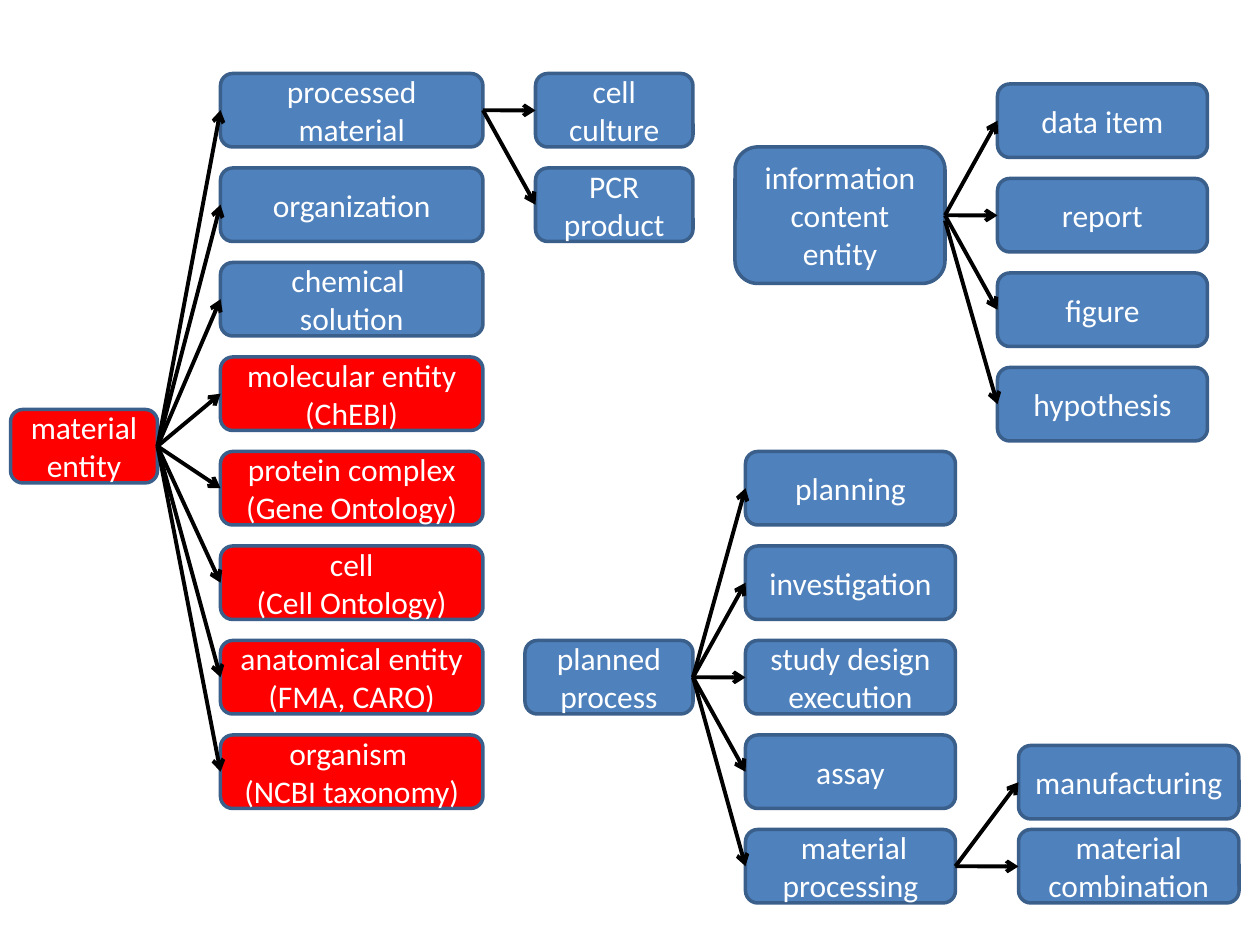
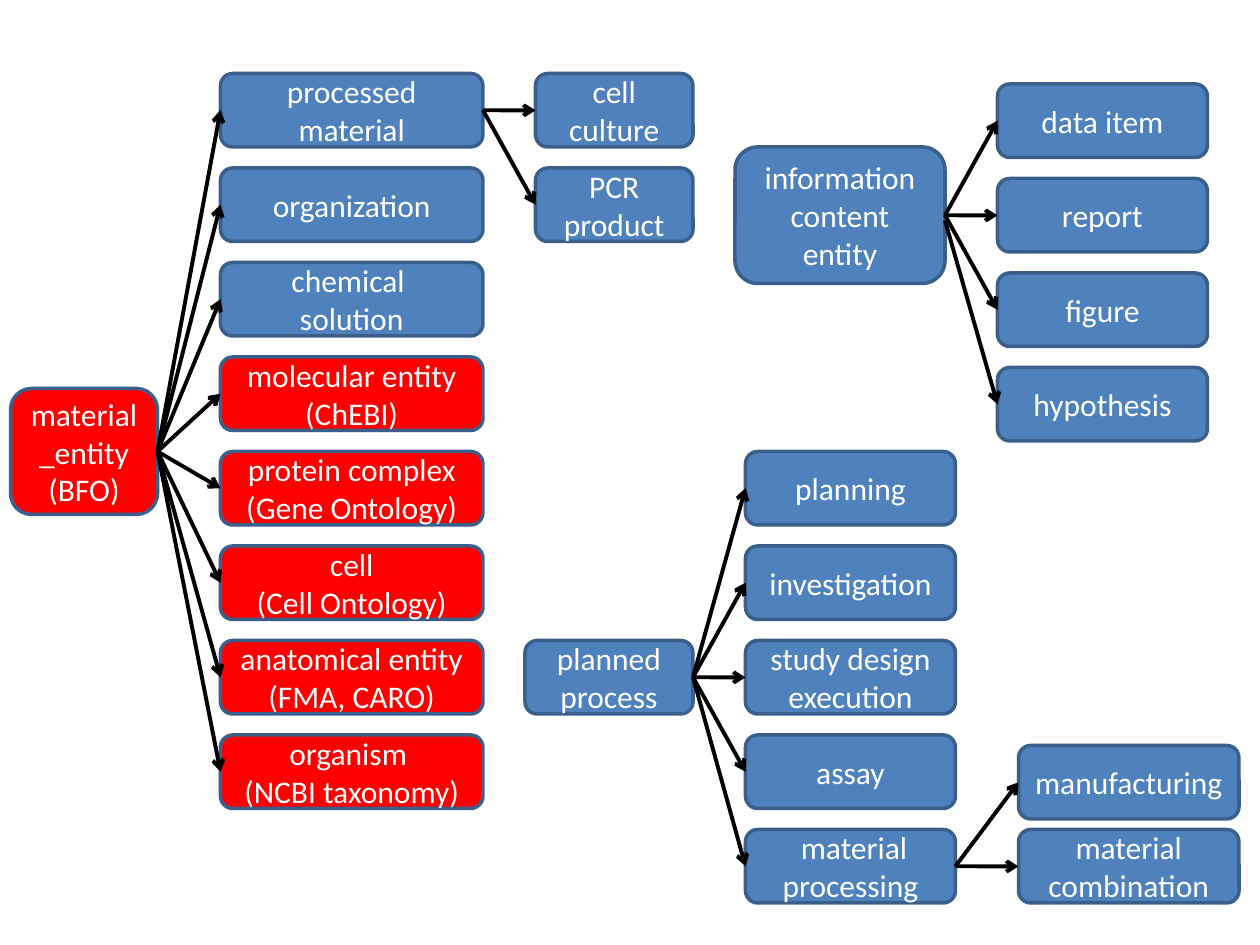
Before and after one commit to jamesaoverton/obi-backup, a slide deck: slide 1 of docs/papers/release/Figures/Figure 1.pptx. Drawn at 1260x945 pixels with LibreOffice and Linux fonts; fonts in the diff are those of the drawing. Boxes give left, top, right and bottom in pixels: in the first picture for what was removed or moved away, otherwise in the second. Text is boxed around its words. In the diff, an @@ line names an element or a change of style, - is before the commit and + after.

Commit message:
added bfo to source of material entity

```diff
--- a/docs/papers/release/Figures/Figure 1.pptx
+++ b/docs/papers/release/Figures/Figure 1.pptx
@@ arrow moved from (158, 446) - (220, 111) to (158, 451) - (220, 111) @@
@@ arrow moved from (158, 446) - (220, 204) to (158, 451) - (220, 204) @@
@@ arrow moved from (158, 446) - (220, 300) to (158, 451) - (220, 300) @@
@@ rounded rectangle "material_entity (BFO)": place and size @@
-rounded rectangle "material_entity (BFO)" at box(10, 410, 158, 483)
+rounded rectangle "material_entity (BFO)" at box(10, 388, 158, 514)
@@ text in rounded rectangle at box(31, 404, 137, 505): text changed @@
-material entity
+material_entity (BFO)
@@ arrow moved from (158, 446) - (220, 393) to (158, 451) - (220, 393) @@
@@ arrow moved from (158, 446) - (220, 771) to (158, 451) - (220, 771) @@
@@ arrow moved from (158, 446) - (220, 678) to (158, 451) - (220, 678) @@
@@ arrow moved from (158, 446) - (220, 582) to (158, 451) - (220, 582) @@
@@ arrow moved from (158, 446) - (220, 489) to (158, 451) - (220, 489) @@
```
Also in this commit, not shown: 1 slide added, 1 slide removed.
